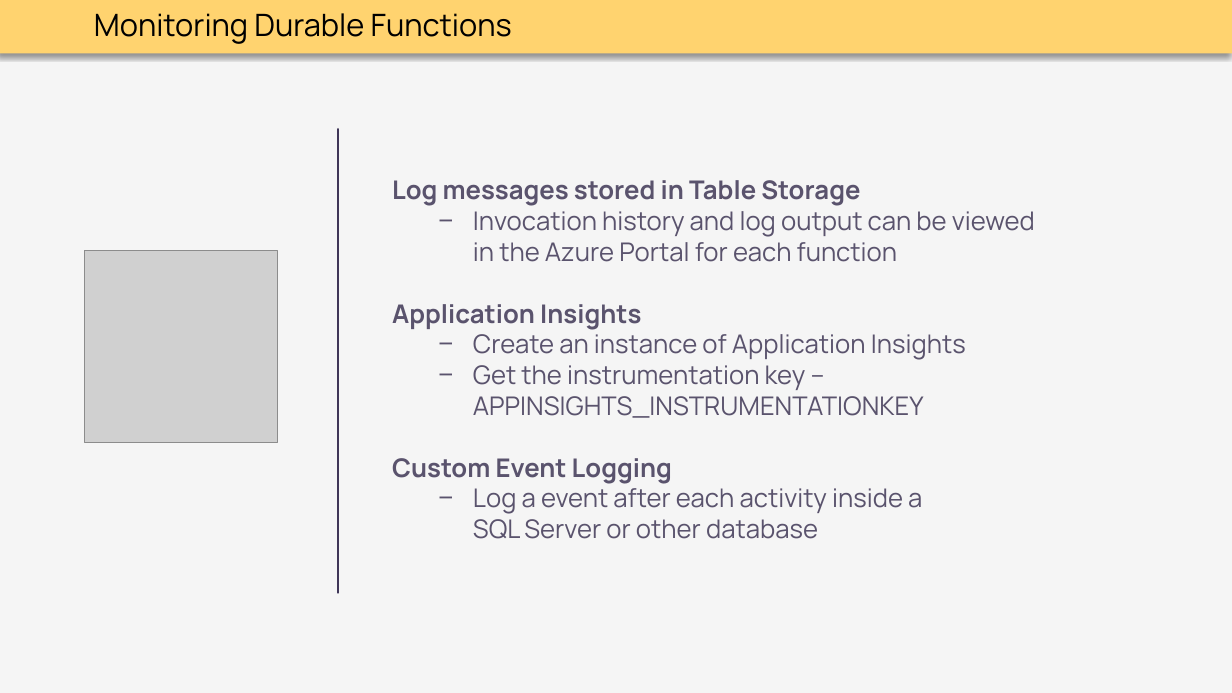
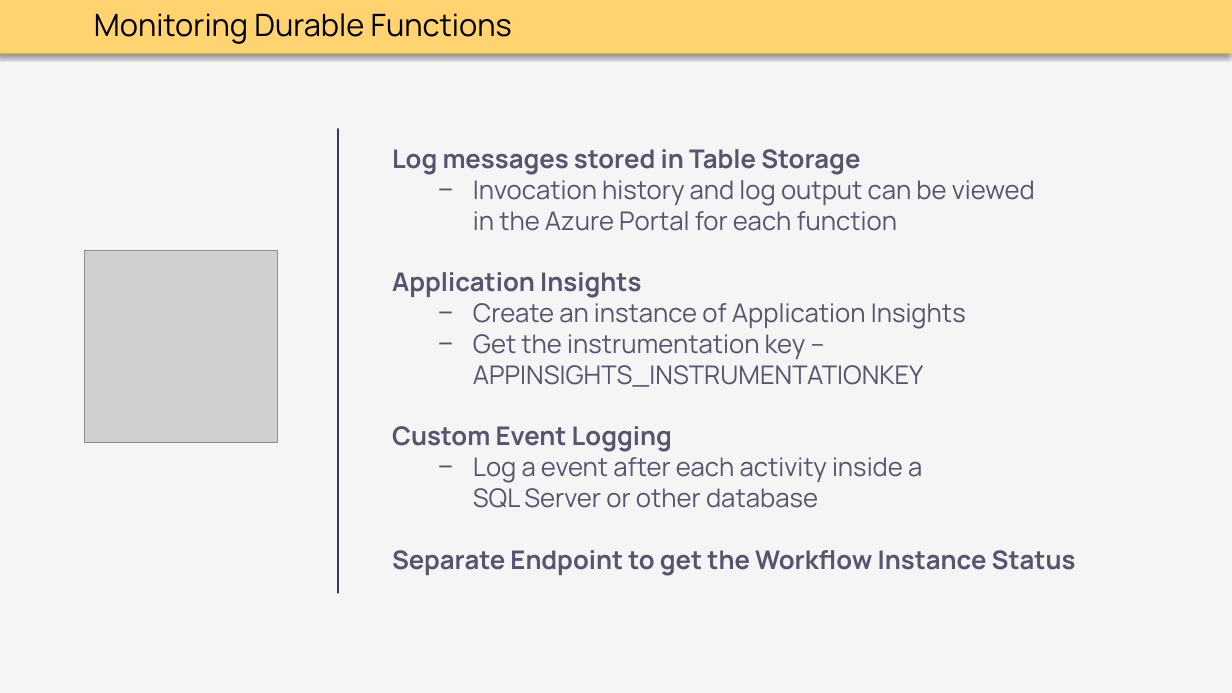
Before and after one commit to thoemmi/DurableFunctionsMeetupRosenheim, a slide deck: slide 21 of slides/Durable_Functions.pptx (slide 22 before the commit). Drawn at 1232x693 pixels with LibreOffice and Linux fonts; fonts in the diff are those of the drawing; grey boxes stand for pictures. Boxes give left, top, right and bottom in pixels: in the first picture for what was removed or moved away, otherwise in the second. Text is boxed around its words. In the diff, an @@ line names an element or a change of style, - is before the commit and + after.

```diff
--- a/slides/Durable_Functions.pptx
+++ b/slides/Durable_Functions.pptx
@@ text "Log messages stored in Table ...": place and size @@
-text "Log messages stored in Table ..." at [392,180,1035,539]
+text "Log messages stored in Table ..." at [392,149,1076,576]
@@ text at [392,550,1076,576]: paragraph added @@
+Separate Endpoint to get the Workflow Instance Status
```
Also in this commit, not shown: 6 other slides changed, 5 slides added, 2 slides removed.
